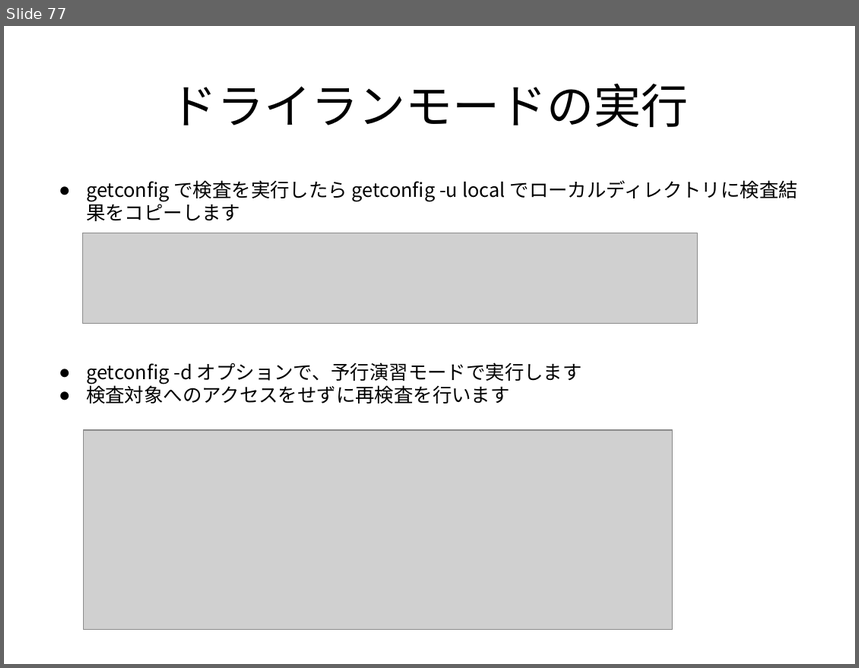
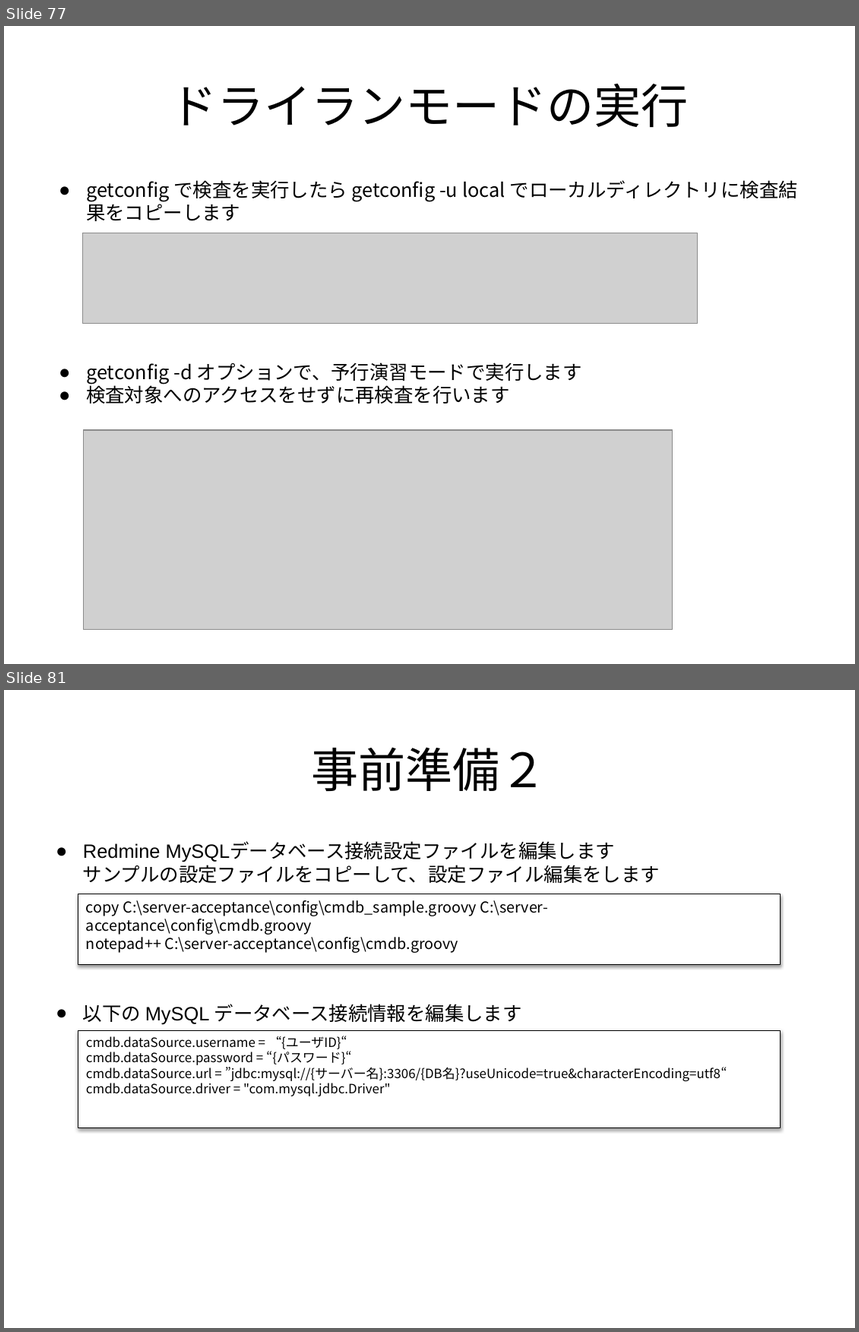
Before and after one commit to frsw3nr/gradle-server-acceptance, a slide deck: docs/jp/tutorial_test_pc.pptx. Shown one above the other, each under a label of ours: slide 77 before the commit, slides 77 and 81 after it; the slides between them are not shown. The pictures are 859x668 and 859x1332 pixels, drawn with LibreOffice and Linux fonts; fonts in the diff are those of the drawing; grey boxes stand for pictures. Boxes give left, top, right and bottom in pixels: in the first picture for what was removed or moved away, otherwise in the second. Text is boxed around its words. In the diff, an @@ line names an element or a change of style, - is before the commit and + after.

```diff
--- a/docs/jp/tutorial_test_pc.pptx
+++ b/docs/jp/tutorial_test_pc.pptx
@@ slide 81 added at (x1=4, y1=690, x2=855, y2=1328), background #FFFFFF @@
@@ text added at (x1=311, y1=747, x2=547, y2=791), 44 pt, text #000000 @@
+事前準備２
@@ text added at (x1=83, y1=843, x2=660, y2=1024), 18 pt, text #000000 @@
+● Redmine MySQLデータベース接続設定ファイルを編集します
+  サンプルの設定ファイルをコピーして、設定ファイル編集をします
+● 以下の MySQL データベース接続情報を編集します
@@ rectangle added at (x1=78, y1=894, x2=781, y2=965), fill #FFFFFF, outline #000000 0.75 pt, 14 pt, text #000000 @@
+copy C:\server-acceptance\config\cmdb_sample.groovy C:\server-acceptance\config\cmdb.groovy
+notepad++ C:\server-acceptance\config\cmdb.groovy
@@ rectangle added at (x1=78, y1=1030, x2=781, y2=1128), fill #FFFFFF, outline #000000 0.75 pt, 12 pt, text #000000 @@
+cmdb.dataSource.username = “{ユーザID}“
+cmdb.dataSource.password = “{パスワード}“
+cmdb.dataSource.url = ”jdbc:mysql://{サーバー名}:3306/{DB名}?useUnicode=true&characterEncoding=utf8“
+cmdb.dataSource.driver = "com.mysql.jdbc.Driver"
```
Also in this commit, not shown: 3 slides changed, 4 other slides added, 2 other files.
